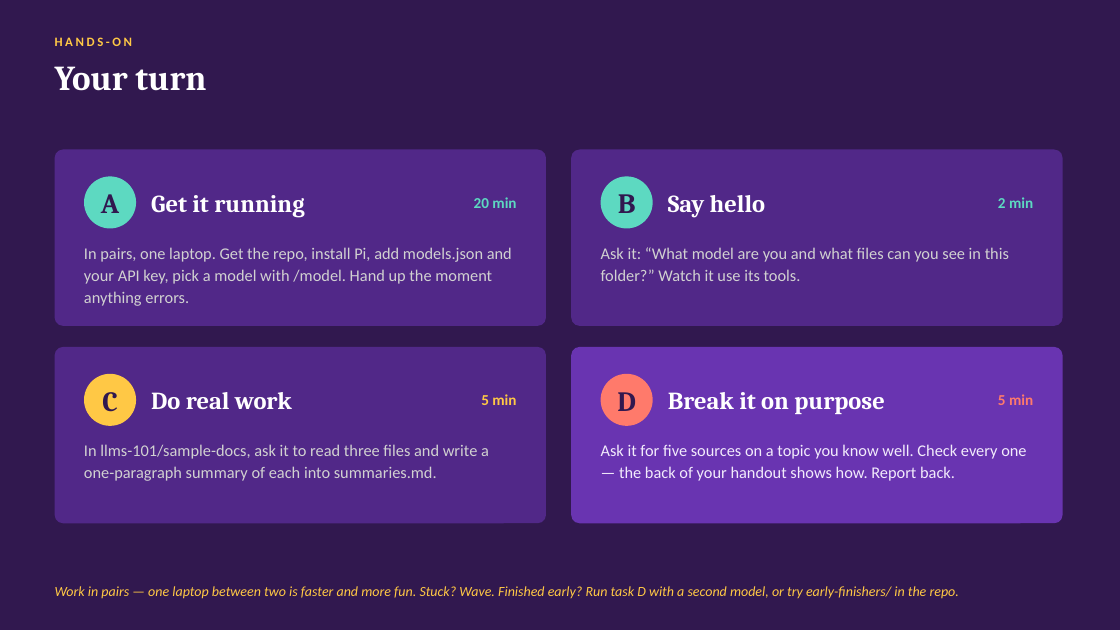
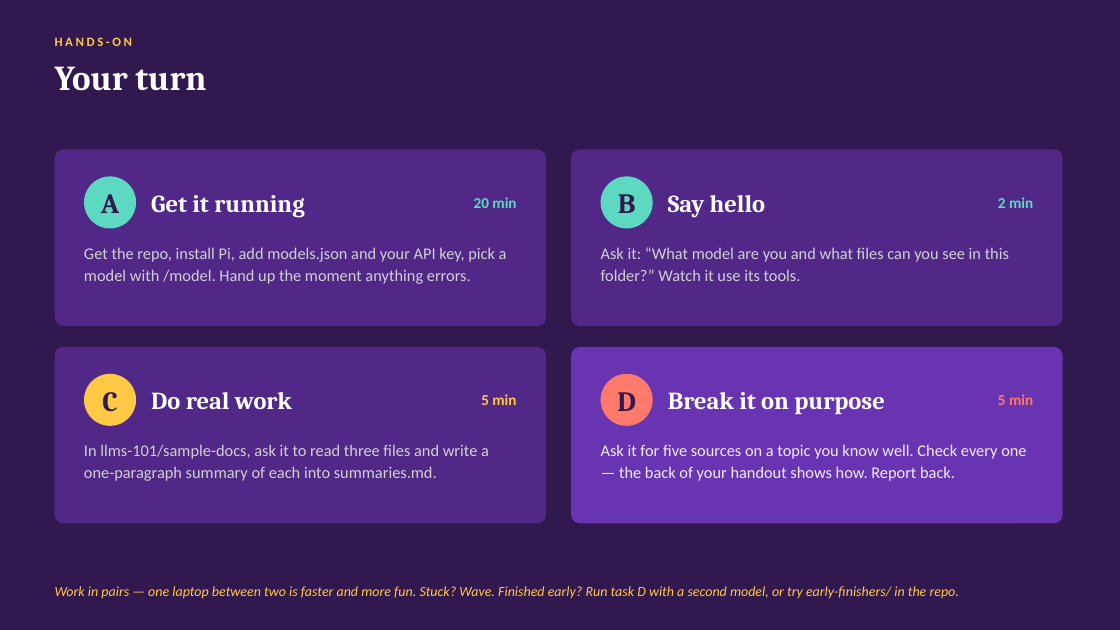
Before and after one commit to sawyerb-ksu/llms-101, a slide deck: slide 19 of LLMs-101-v2.pptx. Drawn at 1120x630 pixels with LibreOffice and Linux fonts; fonts in the diff are those of the drawing. Boxes give left, top, right and bottom in pixels: in the first picture for what was removed or moved away, otherwise in the second. Text is boxed around its words. In the diff, an @@ line names an element or a change of style, - is before the commit and + after.

```diff
--- a/LLMs-101-v2.pptx
+++ b/LLMs-101-v2.pptx
@@ text at (84, 247, 507, 284): text changed @@
-In pairs, one laptop. Get the repo, install Pi, add models.json and your API key, pick a model with /model. Hand up the moment anything errors.
+Get the repo, install Pi, add models.json and your API key, pick a model with /model. Hand up the moment anything errors.
```
Also in this commit, not shown: 1 other slide changed.
